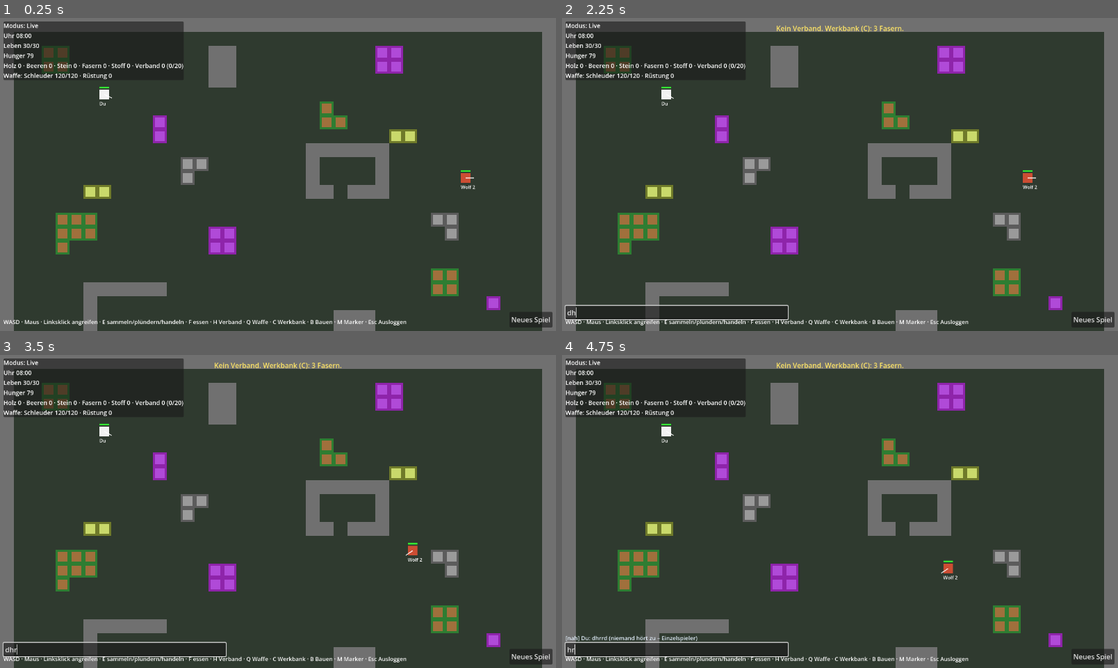
Above: before the commit, frames 1-4 (two rows, left to right).
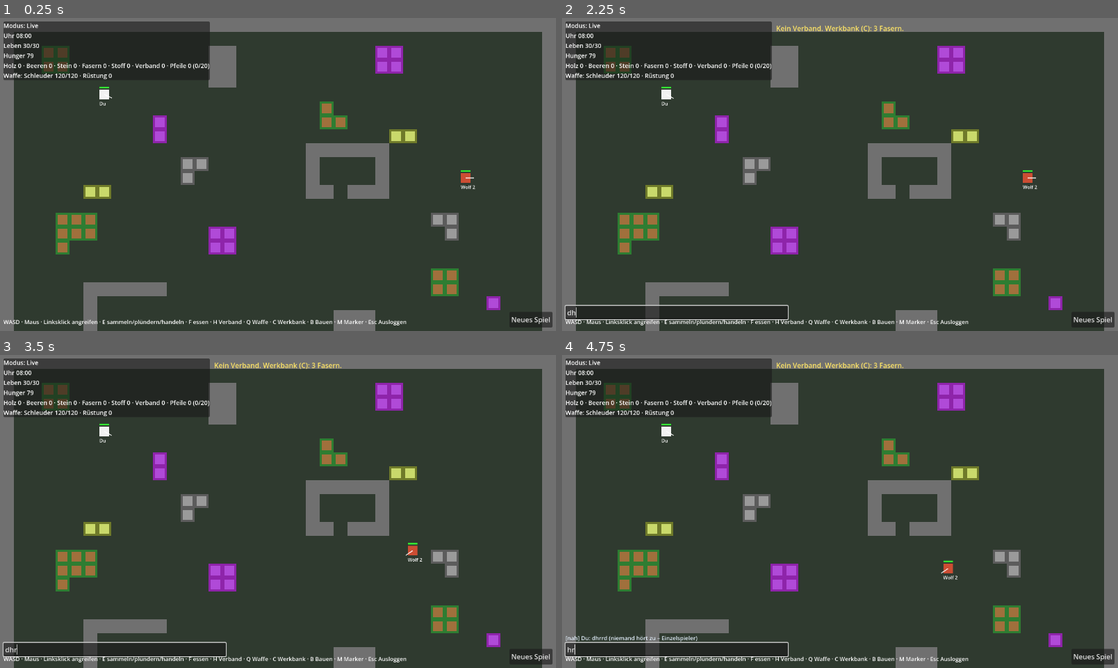
Above: after the commit, the same moments.

Repository: ShivaHaze/godot-game
Game: Godot game, scene res://game/main.tscn
Same seed, same stepped clock (60 frames per second), same inputs: the game is played once before the commit and once after it.
Inputs (mouse positions are in pixels of both pictures, inside the frame that each line leads up to):
- Up to frame 1 (0.25 s): no input
- Up to frame 2 (2.25 s): click "Neues Spiel" at 0.5 s; click "Neues Spiel" at 1.25 s; tap Enter (chat) at 2 s; move the mouse to (962, 158) at 2.02 s; hold D (move_right) from 2.03 s (still down); tap H (heal) at 2.1 s; click (962, 158) at 2.17 s
- Up to frame 3 (3.5 s): release D (move_right) at 2.75 s; tap R (respawn) at 2.75 s; drag from (166, 527) to (250, 574) at 2.77 s
- Up to frame 4 (4.75 s): tap R (respawn) at 3.5, 4.25 s; move the mouse to (895, 442) at 3.52 s; hold D (move_right) 3.53-4.25 s; tap Enter (chat) at 3.6 s; tap H (heal) at 3.8 s; drag from (812, 574) to (673, 464) at 4.27 s

The runs differ from the first frame. In frame 1, 0.3% of the frame differs, in the area x 30-38%, y 1-20%; in frame 2, 0.3%; in frame 3, 0.3%; in frame 4, 0.3%.

Commit message:
Schritt 27: Bogen und Pfeile (Munition)
- Bogen (Fernkampf 14, braucht Pfeile), Pfeile als Verbrauchsgut mit Ausbeute 4 je Herstellung
- Schuss verbraucht Munition, ohne Munition kein Schuss (Ereignis no_ammo); NPC wählt die stärkste Fernwaffe mit Munition
- HUD zeigt Munition, Werkbank beschreibt Ausbeute; 3 neue Tests (190)

Co-Authored-By: Claude Fable 5.1 <noreply@anthropic.com>
Claude-Session: https://claude.ai/code/session_01RmMPQeVBJTnNWy85fL9v8i

Diff:
--- a/data/items.json
+++ b/data/items.json
@@ -1,5 +1,5 @@
 {
-  "_doc": "Ausrüstung: Waffen und Rüstung. Spieler und Offli …(599 unchanged characters)… der Werkbank, siehe balance.json 'wear'.",
+  "_doc": "Ausrüstung: Waffen und Rüstung. Spieler und Offli …(599 unchanged characters)… der Werkbank, siehe balance.json 'wear'. 'ammo' = Verbrauchsgut, das jeder Schuss verbraucht (ohne Munition kein Schuss; NPCs greifen dann zur nächsten Waffe).",
   "items": [
     {
       "id": "sling",
@@ -17,6 +17,24 @@
         "wood": 1
       },
       "durability": 120
+    },
+    {
+      "id": "bow",
+      "name": "Bogen",
+      "kind": "weapon",
+      "attack": "ranged",
+      "damage": 14,
+      "projectile_speed": 10.0,
+      "projectile_lifetime": 1.4,
+      "cooldown": 0.9,
+      "max_projectiles": 2,
+      "starting": false,
+      "cost": {
+        "wood": 4,
+        "fibers": 2
+      },
+      "durability": 80,
+      "ammo": "arrow"
     },
     {
       "id": "club",
--- a/data/resources.json
+++ b/data/resources.json
@@ -1,5 +1,5 @@
 {
-  "_doc": "Rohstoffe und Verbrauchsgüter. 'nutrition' = Hung …(302 unchanged characters)… (1 Stoff) und Stoffrüstung (items.json).",
+  "_doc": "Rohstoffe und Verbrauchsgüter. 'nutrition' = Hung …(302 unchanged characters)… (1 Stoff) und Stoffrüstung (items.json). 'yield' = Stück je Herstellung (Standard 1). Pfeile sind Munition für den Bogen (items.json 'ammo').",
   "resources": [
     {
       "id": "wood",
@@ -50,6 +50,18 @@
       },
       "heal": 15,
       "heal_time": 3.0
+    },
+    {
+      "id": "arrow",
+      "name": "Pfeile",
+      "edible": false,
+      "nutrition": 0,
+      "color": "#d8c8a8",
+      "cost": {
+        "wood": 1,
+        "stone": 1
+      },
+      "yield": 4
     }
   ]
 }
--- a/game/craft_panel.gd
+++ b/game/craft_panel.gd
@@ -112,10 +112,13 @@
 func _describe(def: Dictionary) -> String:
 	if def.has("heal"):
 		return "Verbrauchsgut: +%d Leben nach %.0f s Anlegen (H)" % [int(def["heal"]), float(def["heal_time"])]
+	if def.has("cost") and not def.has("kind"):
+		return "Verbrauchsgut, %d Stück je Herstellung" % int(def.get("yield", 1))
 	match String(def.get("kind", "")):
 		"weapon":
 			if def.get("attack", "") == "ranged":
-				return "Fernkampf: %d Schaden, %d Projektile" % [int(def["damage"]), int(def["max_projectiles"])]
+				var ammo := String(def.get("ammo", ""))
+				return "Fernkampf: %d Schaden, %d Projektile%s" % [int(def["damage"]), int(def["max_projectiles"]), (", braucht %s" % data.resources[ammo]["name"]) if not ammo.is_empty() else ""]
 			return "Nahkampf: %d Schaden, Reichweite %.1f" % [int(def["damage"]), float(def["range"])]
 		"armor":
 			return "Rüstung: −%d pro Treffer" % int(def["armor"])
--- a/game/hud.gd
+++ b/game/hud.gd
@@ -198,6 +198,9 @@
 	var weapon_name := String(world.data.items.get(c.active_weapon, {}).get("name", "keine"))
 	if not c.active_weapon.is_empty():
 		weapon_name += " %d/%d" % [int(ceilf(world.durability_left(c, c.active_weapon))), int(world.durability_max(c, c.active_weapon))]
+		var ammo := world.ammo_of(c.active_weapon)
+		if not ammo.is_empty():
+			weapon_name += " (%s %d)" % [world.data.resources[ammo]["name"], int(c.inventory.get(ammo, 0))]
 	var armor_item := world.armor_item_of(c)
 	if not armor_item.is_empty():
 		weapon_name += " · %s %d/%d" % [world.data.items[armor_item]["name"], int(ceilf(world.durability_left(c, armor_item))), int(world.durability_max(c, armor_item))]
--- a/game/main.gd
+++ b/game/main.gd
@@ -905,6 +905,8 @@
 				hud.show_message("Neutraler Markt: hier gibt es keinen Kampf.", 1.5)
 			"item_broken":
 				hud.show_message("%s zerbrochen!" % data.items[event["item"]]["name"], 3.0)
+			"no_ammo":
+				hud.show_message("Keine %s mehr." % data.resources[world.ammo_of(event["weapon"])]["name"], 1.5)
 			"healed":
 				_heal_active = false
 				hud.show_message("Verband angelegt: +%d Leben (%d übrig)." % [int(event["amount"]), event["left"]], 2.0)
--- a/sim/npc_controller.gd
+++ b/sim/npc_controller.gd
@@ -253,8 +253,9 @@
 	for item_id: String in world.owned_weapons(c):
 		if data.items[item_id]["attack"] == "melee" and melee_id.is_empty():
 			melee_id = item_id
-		elif data.items[item_id]["attack"] == "ranged" and ranged_id.is_empty():
-			ranged_id = item_id
+		elif data.items[item_id]["attack"] == "ranged" and world.has_ammo(c, item_id) \
+				and (ranged_id.is_empty() or float(data.items[item_id]["damage"]) > float(data.items[ranged_id]["damage"])):
+			ranged_id = item_id  # stärkste Fernwaffe mit Munition
 	if not melee_id.is_empty() and distance <= float(data.items[melee_id]["range"]) * 1.1:
 		world.set_active_weapon(c, melee_id)
 		intent.shoot = true
--- a/sim/sim_world.gd
+++ b/sim/sim_world.gd
@@ -470,11 +470,12 @@
 	for need: String in cost:
 		if int(c.inventory.get(need, 0)) < int(cost[need]):
 			return "zu wenig %s (%d nötig)" % [data.resources[need]["name"], int(cost[need])]
-	if c.inventory_count() - _cost_total(cost) + 1 > data.bali("inventory.capacity"):
+	var produced := int(def.get("yield", 1))
+	if c.inventory_count() - _cost_total(cost) + produced > data.bali("inventory.capacity"):
 		return "Inventar voll"
 	for need: String in cost:
 		c.inventory[need] = int(c.inventory[need]) - int(cost[need])
-	c.inventory[rid] = int(c.inventory.get(rid, 0)) + 1
+	c.inventory[rid] = int(c.inventory.get(rid, 0)) + produced
 	if def.has("heal"):
 		unlock(c.owner_id, "owned_bandage", c)
 	if c.control == SimCharacter.Controller.PLAYER:
@@ -491,9 +492,20 @@
 	for need: String in cost:
 		if int(c.inventory.get(need, 0)) < int(cost[need]):
 			return "zu wenig %s (%d nötig)" % [data.resources[need]["name"], int(cost[need])]
-	if c.inventory_count() - _cost_total(cost) + 1 > data.bali("inventory.capacity"):
+	if c.inventory_count() - _cost_total(cost) + int(data.resources[rid].get("yield", 1)) > data.bali("inventory.capacity"):
 		return "Inventar voll"
 	return ""
+
+
+## Munition einer Waffe (Kennung des Verbrauchsguts) oder leer, wenn sie keine braucht.
+func ammo_of(weapon_id: String) -> String:
+	return String(data.items.get(weapon_id, {}).get("ammo", ""))
+
+
+## Kann mit dieser Waffe geschossen werden? (Keine Munition nötig oder Munition dabei.)
+func has_ammo(c: SimCharacter, weapon_id: String) -> bool:
+	var ammo := ammo_of(weapon_id)
+	return ammo.is_empty() or int(c.inventory.get(ammo, 0)) > 0
 
 
 static func _cost_total(cost: Dictionary) -> int:
@@ -1388,6 +1400,13 @@
 		return
 	if c.facing == Vector2.ZERO:
 		return
+	var ammo := String(weapon.get("ammo", ""))
+	if not ammo.is_empty():
+		if int(c.inventory.get(ammo, 0)) <= 0:
+			c.fire_cooldown = float(weapon["cooldown"])  # Klicken ohne Munition: kurze Pause statt Dauerfeuer-Ereignisse
+			events.append({"type": "no_ammo", "id": c.id, "weapon": c.active_weapon})
+			return
+		c.inventory[ammo] = int(c.inventory[ammo]) - 1
 	var p := SimProjectile.new()
 	p.owner_id = c.id
 	p.pos = c.pos + c.facing * (c.collision_radius + 0.15)
--- a/tests/unit/test_ammo.gd
+++ b/tests/unit/test_ammo.gd
@@ -74,11 +74,13 @@
 	player.last_damage_time = world.time  # gilt als angegriffen
 	world.tick()
 	assert_eq(player.active_weapon, "bow", "Bogen mit Pfeilen ist die stärkste Fernwaffe")
-	for i in 20 * 3:
+	for i in 20 * 15:
 		player.last_damage_time = world.time
+		wolf.hp = wolf.max_hp  # der Wolf soll den Test überleben
 		world.tick()
+		if int(player.inventory.get("arrow", 0)) == 0 and player.active_weapon != "bow":
+			break
 	assert_eq(int(player.inventory.get("arrow", 0)), 0, "Pfeile verschossen")
-	world.tick()
 	assert_eq(player.active_weapon, "sling", "ohne Pfeile zurück zur Schleuder")
 
 
--- a/tests/unit/test_cloth_chain.gd
+++ b/tests/unit/test_cloth_chain.gd
@@ -22,7 +22,7 @@
 
 
 func test_chain_fibers_cloth_bandage_and_armor() -> void:
-	assert_eq(data.craftable_resources(), ["cloth", "bandage"] as Array[String])
+	assert_eq(data.craftable_resources(), ["cloth", "bandage", "arrow"] as Array[String])
 	player.inventory["fibers"] = 2
 	assert_eq(world.craft(player, "bandage"), "zu wenig Stoff (1 nötig)")
 	assert_eq(world.craft(player, "cloth"), "")
--- a/tests/unit/test_items.gd
+++ b/tests/unit/test_items.gd
@@ -44,7 +44,7 @@
 
 func test_items_data_loaded() -> void:
 	assert_true(data.is_valid(), "Fehler: %s" % data.errors)
-	assert_eq(data.item_order, ["sling", "club", "stone_axe", "cloth_armor", "wood_armor"] as Array[String])
+	assert_eq(data.item_order, ["sling", "bow", "club", "stone_axe", "cloth_armor", "wood_armor"] as Array[String])
 	assert_true(player.items.has("sling"), "Startausrüstung")
 	assert_eq(player.active_weapon, "sling")
 	assert_eq(player.armor, data.balf("character.armor"))
--- a/tests/unit/test_resources_chains.gd
+++ b/tests/unit/test_resources_chains.gd
@@ -29,10 +29,10 @@
 
 func test_data_has_new_resources_tiles_and_nodes() -> void:
 	assert_true(data.is_valid(), "Fehler: %s" % data.errors)
-	assert_eq(data.resource_order, ["wood", "berries", "stone", "fibers", "cloth", "bandage"] as Array[String])
+	assert_eq(data.resource_order, ["wood", "berries", "stone", "fibers", "cloth", "bandage", "arrow"] as Array[String])
 	assert_true(data.tiles.has("stone_deposit"))
 	assert_true(data.tiles.has("fiber_plant"))
-	assert_eq(data.craftable_resources(), ["cloth", "bandage"] as Array[String])
+	assert_eq(data.craftable_resources(), ["cloth", "bandage", "arrow"] as Array[String])
 	var stone := 0
 	var fibers := 0
 	for node: SimResourceNode in world.map.nodes.values():
--- a/tests/unit/test_sim_data.gd
+++ b/tests/unit/test_sim_data.gd
@@ -21,7 +21,7 @@
 func test_real_data_is_valid() -> void:
 	var data := SimData.load_from_dir("res://data")
 	assert_true(data.is_valid(), "Fehler: %s" % data.errors)
-	assert_eq(data.resource_order, ["wood", "berries", "stone", "fibers", "cloth", "bandage"] as Array[String])
+	assert_eq(data.resource_order, ["wood", "berries", "stone", "fibers", "cloth", "bandage", "arrow"] as Array[String])
 	assert_eq(data.condition_order.size(), 9, "5 Bedingungen + Sonst + gesperrte 'Fremder im Claim', 'Sensor ausgelöst' und 'blutet'")
 	assert_eq(data.action_order.size(), 10, "6 Start-Aktionen + gesperrte 'greife an', 'verbinde dich', 'stelle her', 'liefere'")
 	assert_eq(data.role_order, ["hide", "guard", "gatherer", "trader"] as Array[String])
Not shown, added: tests/unit/test_ammo.gd.uid
